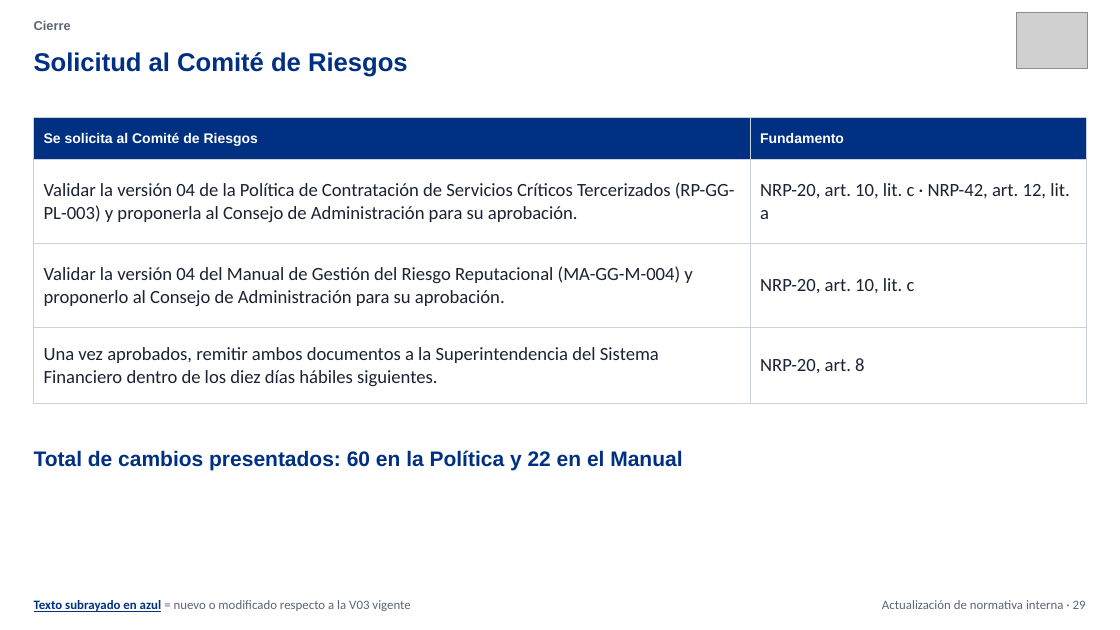
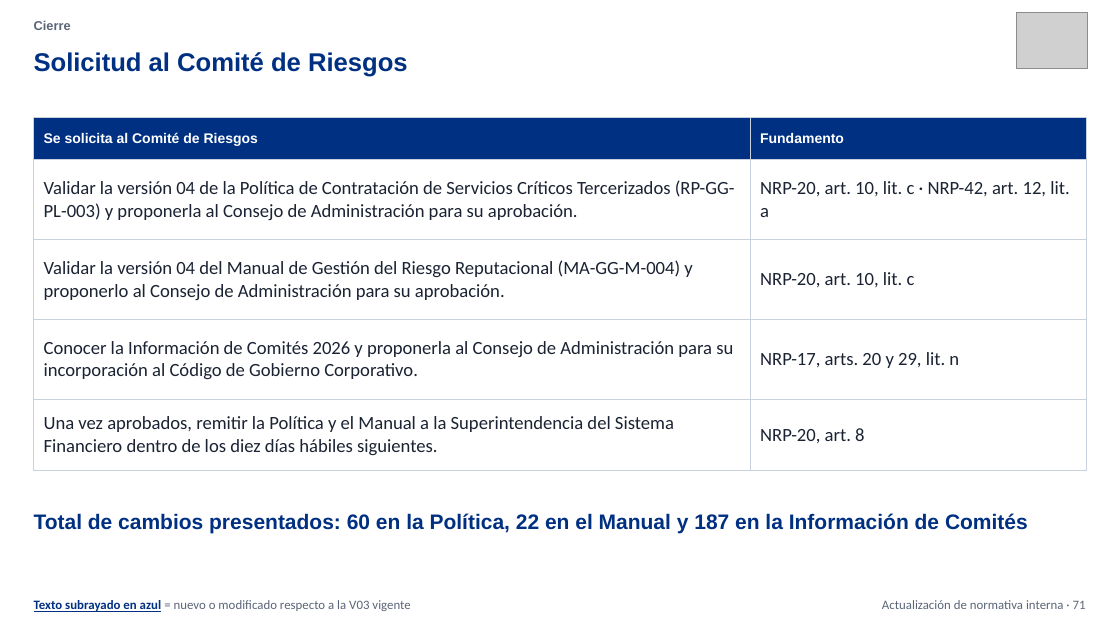
Before and after one commit to menjivar201280/riesgo, a slide deck: slide 71 of politicas/Comparativo_Comite_Riesgos_V03_vs_V04.pptx (slide 29 before the commit). Drawn at 1120x630 pixels with LibreOffice and Linux fonts; fonts in the diff are those of the drawing; grey boxes stand for pictures. Boxes give left, top, right and bottom in pixels: in the first picture for what was removed or moved away, otherwise in the second. Text is boxed around its words. In the diff, an @@ line names an element or a change of style, - is before the commit and + after.

```diff
--- a/politicas/Comparativo_Comite_Riesgos_V03_vs_V04.pptx
+++ b/politicas/Comparativo_Comite_Riesgos_V03_vs_V04.pptx
@@ table at bbox=[34, 118, 1086, 459] @@
-row 4: Una vez aprobados, remitir ambos documentos a la Superintendencia del Sistema Financiero dentro de los diez días hábiles siguientes. | NRP-20, art. 8
+row 4: Conocer la Información de Comités 2026 y proponerla al Consejo de Administración para su incorporación al Código de Gobierno Corporativo. | NRP-17, arts. 20 y 29, lit. n
+row 5: Una vez aprobados, remitir la Política y el Manual a la Superintendencia del Sistema Financiero dentro de los diez días hábiles siguientes. | NRP-20, art. 8
@@ text at bbox=[34, 513, 1028, 533]: text changed @@
-Total de cambios presentados: 60 en la Política y 22 en el Manual
+Total de cambios presentados: 60 en la Política, 22 en el Manual y 187 en la Información de Comités
@@ text at bbox=[882, 600, 1086, 609]: text changed @@
-Actualización de normativa interna · 29
+Actualización de normativa interna · 71
```
Also in this commit, not shown: 28 other slides changed, 42 slides added.
